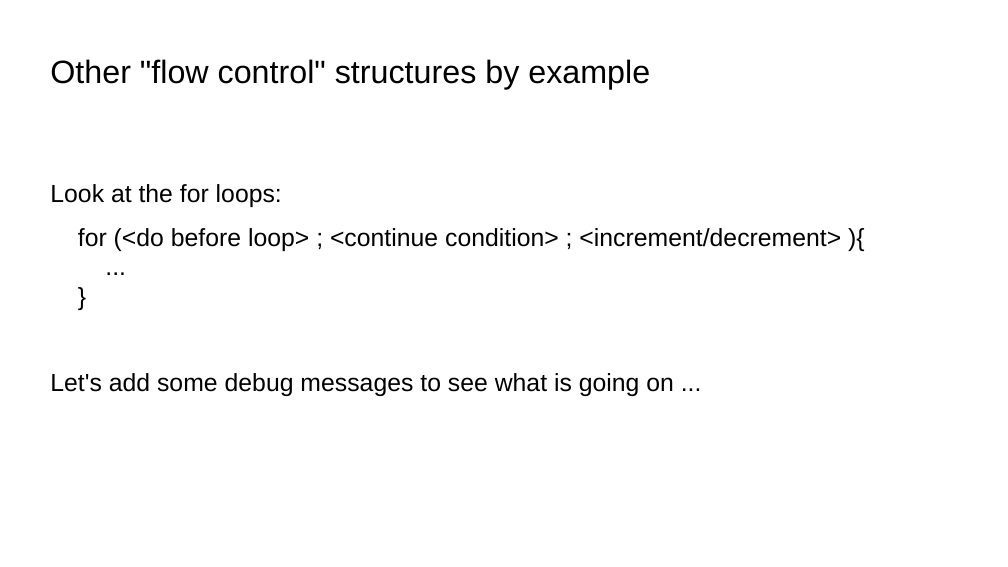
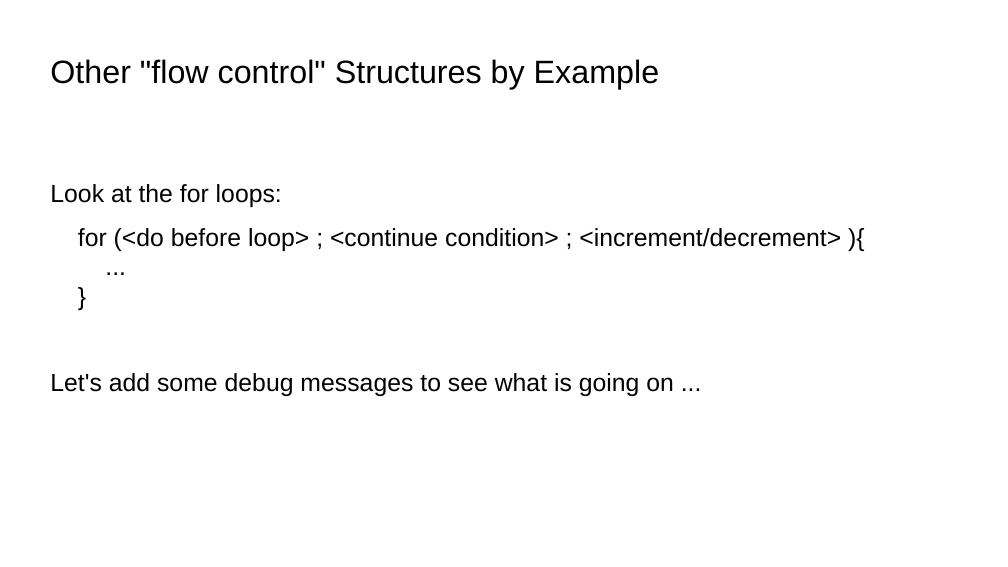
Before and after one commit to bradakelly/ArduinoDevelopmentWorkshop, a slide deck: slide 16 of CourseSlideshow.odp. Drawn at 1008x567 pixels with LibreOffice and Linux fonts; fonts in the diff are those of the drawing; background and template pictures are left out. Boxes give left, top, right and bottom in pixels: in the first picture for what was removed or moved away, otherwise in the second. Text is boxed around its words. In the diff, an @@ line names an element or a change of style, - is before the commit and + after.

Commit message:
Fixed title fonts

```diff
--- a/CourseSlideshow.odp
+++ b/CourseSlideshow.odp
@@ title at (x1=50, y1=59, x2=659, y2=89): text changed @@
-Other "flow control" structures by example
+Other "flow control" Structures by Example
```
Also in this commit, not shown: 3 other slides changed.
